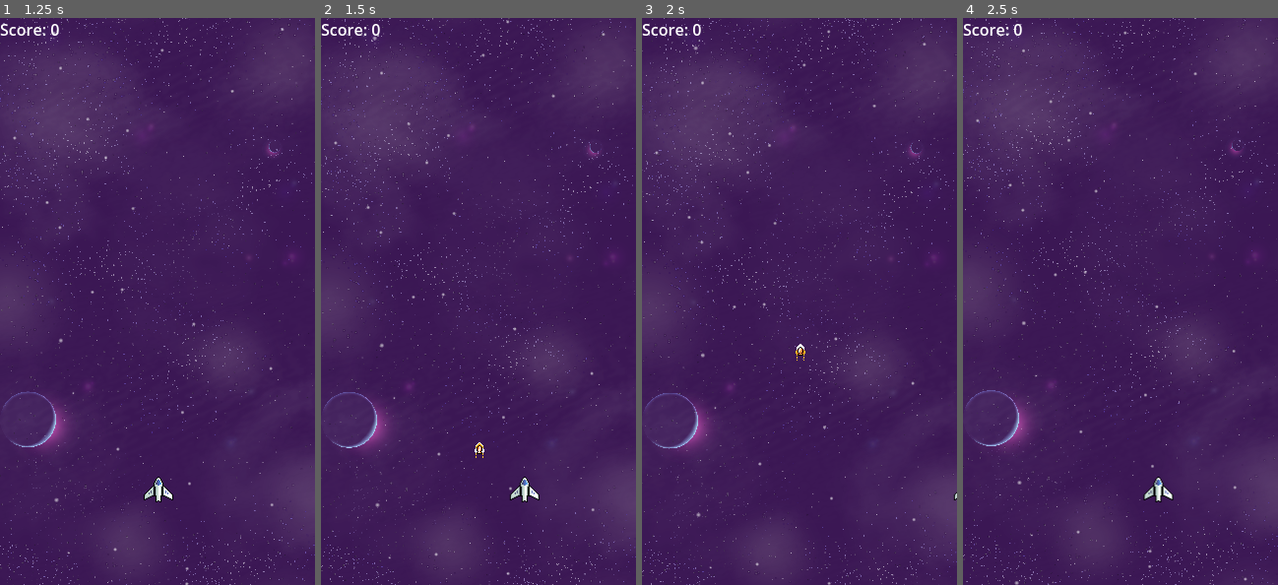
Above: before the commit, frames 1-4 (left to right).
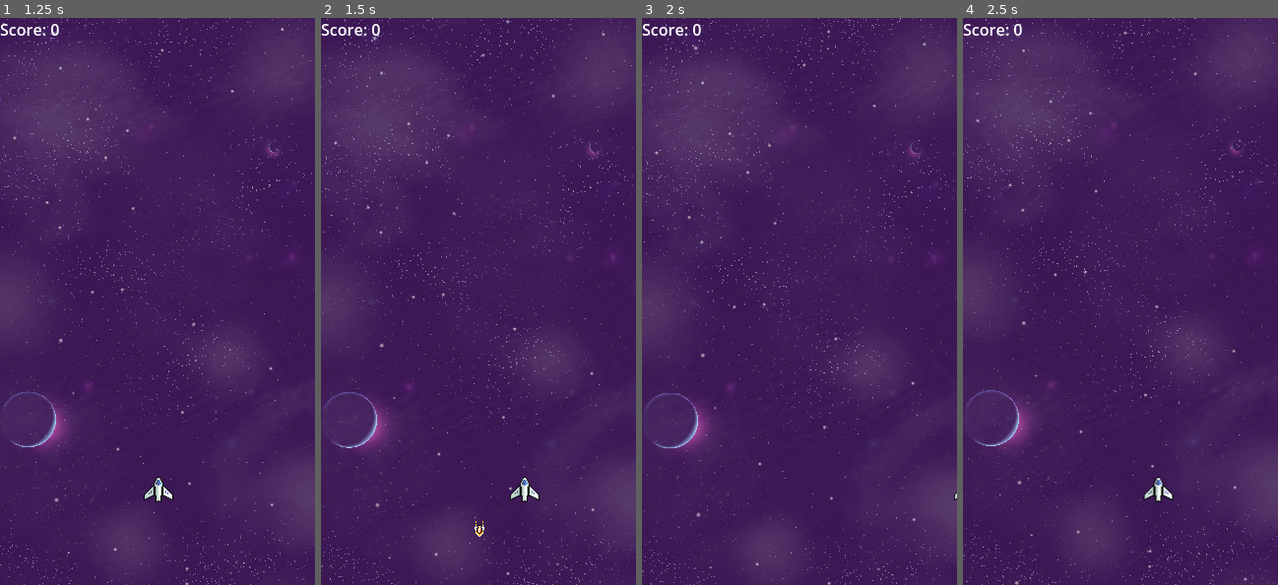
Above: after the commit, the same moments.

Repository: Sunny-Days-Ahead/Project-Iron
Game: Godot game, scene res://Scenes/Main.tscn
Same seed, same stepped clock (60 frames per second), same inputs: the game is played once before the commit and once after it.
Inputs:
- Up to frame 1 (1.25 s): click "Begin Mission" at 0.5 s
- Up to frame 2 (1.5 s): tap Enter (ui_accept) at 1.25 s; hold D (moveRight) from 1.28 s (still down); hold Space (shoot) from 1.28 s (still down)
- Up to frame 3 (2 s): keep holding D (moveRight); keep holding Space (shoot); tap Enter (ui_accept) at 1.52 s
- Up to frame 4 (2.5 s): keep holding D (moveRight); release Space (shoot) at 2.03 s; tap R at 2.1 s; tap Enter (ui_accept) at 2.27 s

Frame 1 is identical in both runs. In frame 2, 0.1% of the frame differs, in the area x 48-52%, y 74-92%; in frame 3, less than 0.1%; in frame 4, nothing differs.

Commit message:
Pirate Alpha
Pirate Alpha moves along a horizontal path and shoots vertically toward the player

Diff:
--- a/Scenes/Actors/pirate_alpha.gd
+++ b/Scenes/Actors/pirate_alpha.gd
@@ -8,8 +8,8 @@
 
 # Called every frame. 'delta' is the elapsed time since the previous frame.
 func _process(delta: float) -> void:
-	pass
+	%PirateAlpha.progress += 1
 
 
-func _on_pirate_spawn_1_timeout() -> void:
+func _on_timer_timeout() -> void:
 	pass # Replace with function body.
--- a/Scenes/Actors/pirate_alpha.tscn
+++ b/Scenes/Actors/pirate_alpha.tscn
@@ -1,31 +1,69 @@
-[gd_scene load_steps=5 format=3 uid="uid://bgny6g2pkkxll"]
+[gd_scene load_steps=11 format=3 uid="uid://bgny6g2pkkxll"]
 
 [ext_resource type="Script" uid="uid://dh6isx61ji1wj" path="res://Scenes/Actors/pirate_alpha.gd" id="1_74yi4"]
-[ext_resource type="Texture2D" uid="uid://bpwh7tahta2s5" path="res://Assets/Enemies/Kla'ed - Scout - Base.png" id="2_g04a1"]
+[ext_resource type="Texture2D" uid="uid://u080gu3axudh" path="res://Assets/Enemies/Kla'ed - Fighter - Base.png" id="2_74yi4"]
+[ext_resource type="Script" uid="uid://dr061mb2blql5" path="res://Components/HealthComponent.gd" id="3_y16ob"]
+[ext_resource type="Script" uid="uid://bu0bec0jffl5o" path="res://Components/HitBox.gd" id="4_8q80b"]
+[ext_resource type="Script" uid="uid://bc1bysnspv2xu" path="res://Components/HurtBox.gd" id="5_0pqlq"]
+[ext_resource type="Script" uid="uid://dbgqt4twdptii" path="res://Components/Spawner.gd" id="6_0pqlq"]
+[ext_resource type="PackedScene" uid="uid://dxe1bgbj8t1v3" path="res://Scenes/Projectiles/eBullet.tscn" id="7_7o5yl"]
 
 [sub_resource type="Curve2D" id="Curve2D_rhnia"]
 _data = {
-"points": PackedVector2Array(0, 0, 0, 0, 17, -52, 0, 0, 0, 0, 7.8461533, -19.569893, 0, 0, 0, 0, 10, -7, 0, 0, 0, 0, 1, 69)
+"points": PackedVector2Array(0, 0, 0, 0, -24, 128, 0, 0, 0, 0, 88, 128, 0, 0, 0, 0, 192, 128, 0, 0, 0, 0, 344, 128)
 }
 point_count = 4
 
-[sub_resource type="RectangleShape2D" id="RectangleShape2D_g04a1"]
-size = Vector2(21.502266, 22.97331)
+[sub_resource type="RectangleShape2D" id="RectangleShape2D_7o5yl"]
+size = Vector2(18, 18)
+
+[sub_resource type="RectangleShape2D" id="RectangleShape2D_jreee"]
 
 [node name="PirateAlpha" type="Path2D"]
 curve = SubResource("Curve2D_rhnia")
 script = ExtResource("1_74yi4")
 
-[node name="PathFollow2D" type="PathFollow2D" parent="."]
-position = Vector2(17, -52)
-rotation = 1.845903
+[node name="PirateAlpha" type="PathFollow2D" parent="."]
+unique_name_in_owner = true
+position = Vector2(-24, 128)
 
-[node name="Area2D" type="Area2D" parent="PathFollow2D"]
+[node name="Sprite2D" type="Sprite2D" parent="PirateAlpha"]
+rotation = 1.584759
+texture = ExtResource("2_74yi4")
 
-[node name="CollisionShape2D" type="CollisionShape2D" parent="PathFollow2D/Area2D"]
-position = Vector2(-0.20783615, 2.1110916)
-shape = SubResource("RectangleShape2D_g04a1")
+[node name="HealthComponent" type="Node" parent="."]
+script = ExtResource("3_y16ob")
+maxHealth = 1
+metadata/_custom_type_script = "uid://dr061mb2blql5"
 
-[node name="Sprite2D" type="Sprite2D" parent="PathFollow2D"]
-rotation = 1.584759
-texture = ExtResource("2_g04a1")
+[node name="HitBox" type="Area2D" parent="."]
+collision_layer = 4
+collision_mask = 2
+script = ExtResource("4_8q80b")
+damage = 1
+metadata/_custom_type_script = "uid://bu0bec0jffl5o"
+
+[node name="CollisionShape2D" type="CollisionShape2D" parent="HitBox"]
+position = Vector2(-23, 129)
+shape = SubResource("RectangleShape2D_7o5yl")
+
+[node name="HurtBox" type="Area2D" parent="." node_paths=PackedStringArray("health")]
+collision_layer = 4
+collision_mask = 2
+script = ExtResource("5_0pqlq")
+health = NodePath("../HealthComponent")
+metadata/_custom_type_script = "uid://bc1bysnspv2xu"
+
+[node name="CollisionShape2D" type="CollisionShape2D" parent="HurtBox"]
+position = Vector2(-24, 128)
+shape = SubResource("RectangleShape2D_jreee")
+debug_color = Color(0.85425967, 0.34269592, 0.36912748, 0.41960785)
+
+[node name="Spawner" type="Timer" parent="." node_paths=PackedStringArray("siblingOf")]
+wait_time = 3.0
+script = ExtResource("6_0pqlq")
+sceneToSpawn = ExtResource("7_7o5yl")
+siblingOf = NodePath("../PirateAlpha")
+spawnAngle = 180.0
+autoSpawn = true
+metadata/_custom_type_script = "uid://dbgqt4twdptii"
--- a/Scenes/Projectiles/bullet.gd
+++ b/Scenes/Projectiles/bullet.gd
@@ -8,10 +8,10 @@
 
 # Called every frame. 'delta' is the elapsed time since the previous frame.
 func _process(delta: float) -> void:
-	global_position.y -= delta * 200
+	global_position.y += delta * 200
 	anim.animation = "Shoot"
 	anim.play()
-
+	global_rotation_degrees = 180
 
 
 func _on_timer_timeout() -> void:
--- /dev/null
+++ b/Scenes/Projectiles/eBullet.tscn
@@ -0,0 +1,71 @@
+[gd_scene load_steps=10 format=3 uid="uid://dxe1bgbj8t1v3"]
+
+[ext_resource type="Script" uid="uid://b8ccbgeqcb213" path="res://Scenes/Projectiles/bullet.gd" id="1_w2k8u"]
+[ext_resource type="Texture2D" uid="uid://dm63hodewdrcp" path="res://Assets/Weapons/Main ship weapon - Projectile - Auto cannon bullet.png" id="2_riptf"]
+[ext_resource type="Script" uid="uid://bu0bec0jffl5o" path="res://Components/HitBox.gd" id="3_bewh0"]
+
+[sub_resource type="AtlasTexture" id="AtlasTexture_fkc3b"]
+atlas = ExtResource("2_riptf")
+region = Rect2(0, 0, 32, 32)
+
+[sub_resource type="AtlasTexture" id="AtlasTexture_fxmap"]
+atlas = ExtResource("2_riptf")
+region = Rect2(32, 0, 32, 32)
+
+[sub_resource type="AtlasTexture" id="AtlasTexture_qg3jc"]
+atlas = ExtResource("2_riptf")
+region = Rect2(64, 0, 32, 32)
+
+[sub_resource type="AtlasTexture" id="AtlasTexture_3h1pr"]
+atlas = ExtResource("2_riptf")
+region = Rect2(96, 0, 32, 32)
+
+[sub_resource type="SpriteFrames" id="SpriteFrames_sy24k"]
+animations = [{
+"frames": [{
+"duration": 1.0,
+"texture": SubResource("AtlasTexture_fkc3b")
+}, {
+"duration": 1.0,
+"texture": SubResource("AtlasTexture_fxmap")
+}, {
+"duration": 1.0,
+"texture": SubResource("AtlasTexture_qg3jc")
+}, {
+"duration": 1.0,
+"texture": SubResource("AtlasTexture_3h1pr")
+}],
+"loop": true,
+"name": &"Shoot",
+"speed": 5.0
+}]
+
+[sub_resource type="RectangleShape2D" id="RectangleShape2D_3pu08"]
+size = Vector2(12, 14)
+
+[node name="Bullet" type="Node2D" node_paths=PackedStringArray("anim")]
+script = ExtResource("1_w2k8u")
+anim = NodePath("AnimatedSprite2D")
+
+[node name="AnimatedSprite2D" type="AnimatedSprite2D" parent="."]
+sprite_frames = SubResource("SpriteFrames_sy24k")
+animation = &"Shoot"
+frame_progress = 0.6368896
+
+[node name="HitBox" type="Area2D" parent="."]
+collision_layer = 8
+script = ExtResource("3_bewh0")
+damage = 1
+metadata/_custom_type_script = "uid://bu0bec0jffl5o"
+
+[node name="CollisionShape2D" type="CollisionShape2D" parent="HitBox"]
+position = Vector2(0, -2)
+shape = SubResource("RectangleShape2D_3pu08")
+
+[node name="Timer" type="Timer" parent="."]
+wait_time = 5.0
+one_shot = true
+autostart = true
+
+[connection signal="hitTarget" from="HitBox" to="." method="_on_hit_box_hit_target"]
+[connection signal="timeout" from="Timer" to="." method="_on_timer_timeout"]
